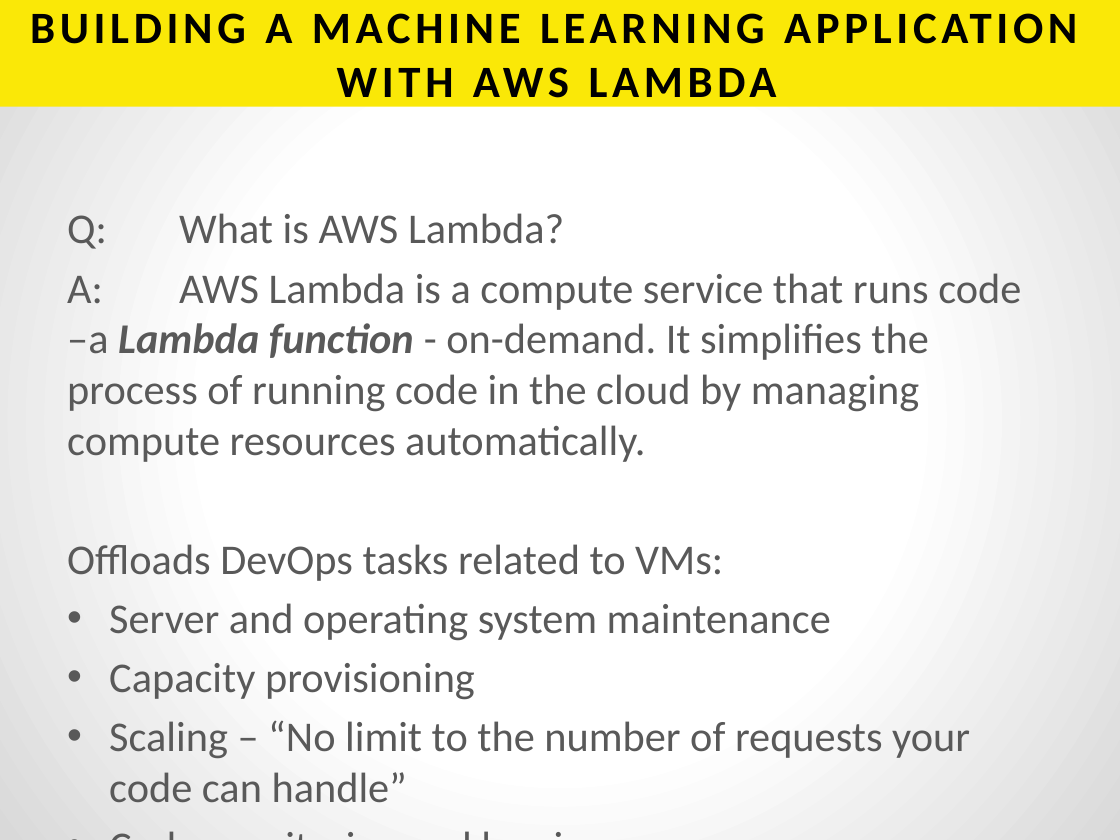
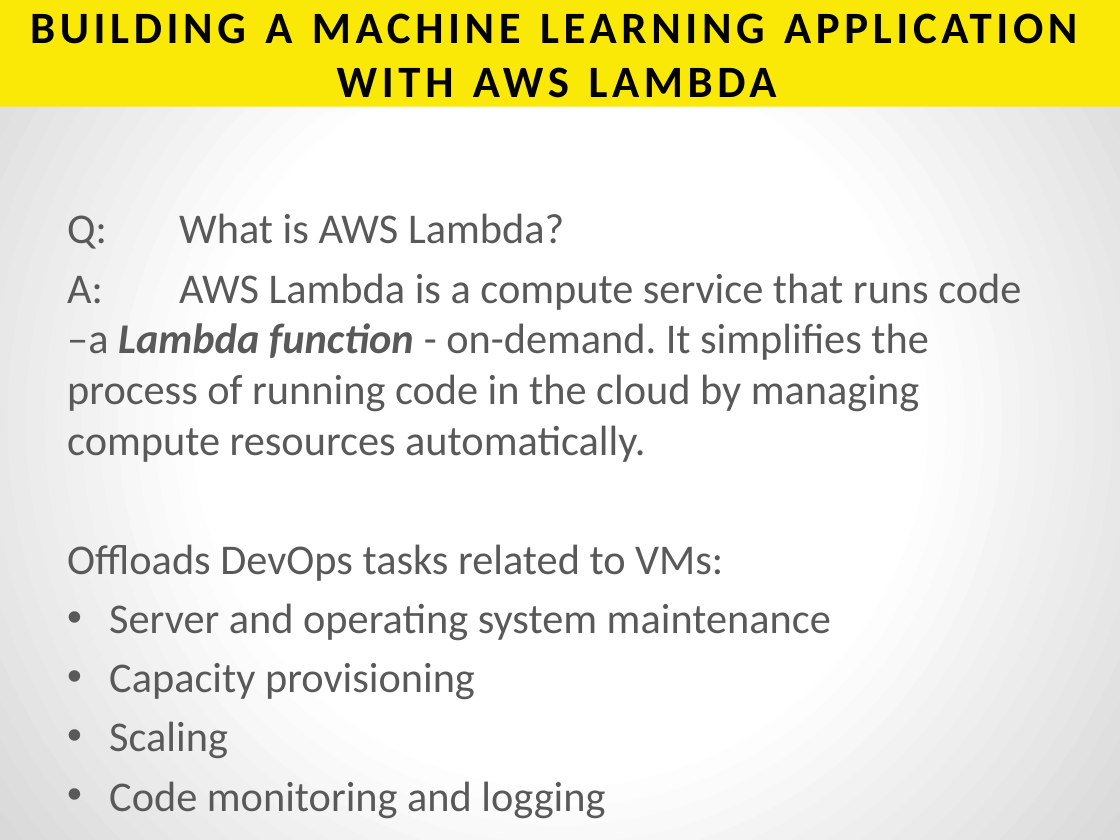
Before and after one commit to h2oai/h2o-tutorials, a slide deck: slide 2 of tutorials/aws-lambda-app/BuildingAnAppWithAWSLambda.pptx. Drawn at 1120x840 pixels with LibreOffice and Linux fonts; fonts in the diff are those of the drawing. Boxes give left, top, right and bottom in pixels: in the first picture for what was removed or moved away, otherwise in the second. Text is boxed around its words. In the diff, an @@ line names an element or a change of style, - is before the commit and + after.

```diff
--- a/tutorials/aws-lambda-app/BuildingAnAppWithAWSLambda.pptx
+++ b/tutorials/aws-lambda-app/BuildingAnAppWithAWSLambda.pptx
@@ text at (109,721,228,758): text changed @@
-• Scaling – “No limit to the number of requests your code can handle”
+• Scaling
```
Also in this commit, not shown: 7 other slides changed, 1 slide added, 1 slide removed.
